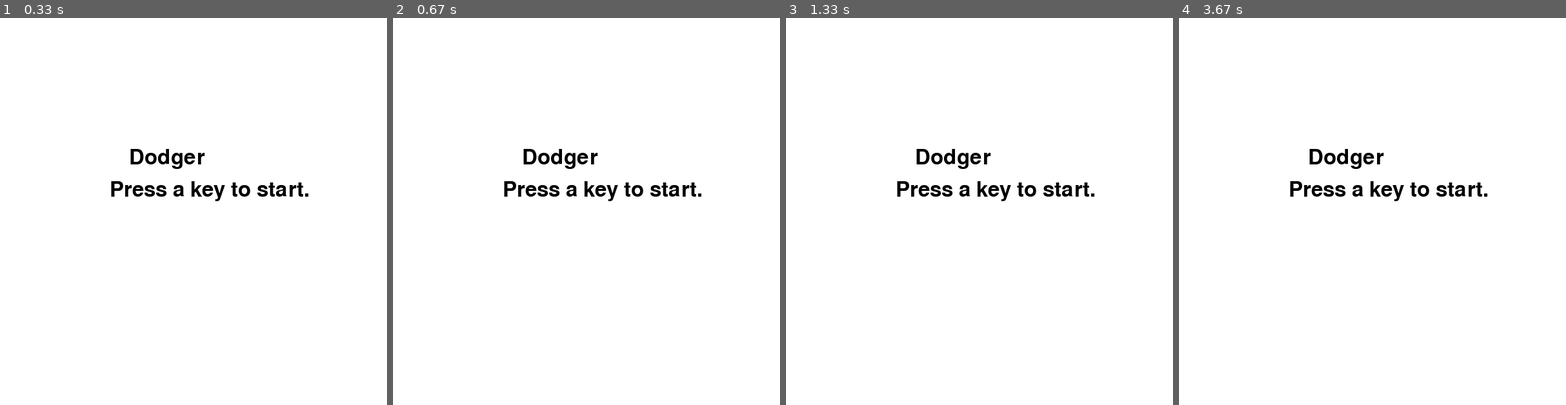
Above: before the commit, frames 1-4 (left to right).
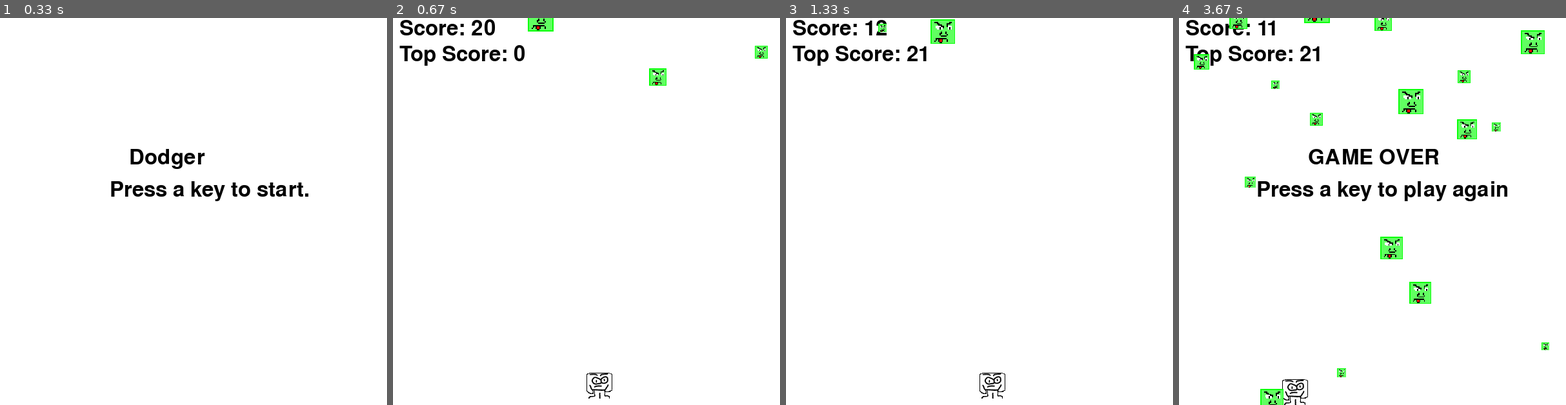
Above: after the commit, the same moments.

Repository: ajfm88/PythonPygameProjects
Game: pygame game, started from Dodger/dodger.py
Two runs of this game, one before a commit and one after it. Both use one fixed random seed, a clock stepped at 60 frames per second and the inputs below.
Inputs (mouse positions are in pixels of both pictures, inside the frame that each line leads up to):
- Up to frame 1 (0.33 s): no input
- Up to frame 2 (0.67 s): tap Enter at 0.33 s
- Up to frame 3 (1.33 s): click (1049, 79) at 0.72 s; move the mouse to (1018, 296) at 1.03 s; tap Z at 1.07 s
- Up to frame 4 (3.67 s): tap Z at 1.37, 1.57, 1.9, 2.2, 2.4, 2.7, 2.97, 3.3, 3.6 s; hold Up 1.5-1.8 s; hold Right 1.83-2.3 s; tap X at 1.98, 3.38 s; hold Left 2.33-2.87 s; hold Down 2.9-3.2 s; hold Left 3.23-3.63 s

Frame 1 is identical in both runs. In frame 2, 3.0% of the frame differs, in the area x 1-97%, y 0-99%; in frame 3, 2.9%; in frame 4, 6.2%, in the area x 1-96%, y 0-100%.

Commit message:
Finish Dodger game

Diff:
--- a/Dodger/dodger.py
+++ b/Dodger/dodger.py
@@ -50,13 +50,13 @@
 font = pygame.font.SysFont(None, 48)
 
 # Set up sounds.
-gameOverSound = pygame.mixer.Sound('gameover.wav')
-pygame.mixer.music.load('background.mid')
+gameOverSound = pygame.mixer.Sound('Dodger\gameover.wav')
+pygame.mixer.music.load('Dodger\\background.mid')
 
 # Set up images.
-playerImage = pygame.image.load('player.png')
+playerImage = pygame.image.load('Dodger\player.png')
 playerRect = playerImage.get_rect()
-baddieImage = pygame.image.load('baddie.png')
+baddieImage = pygame.image.load('Dodger\\baddie.png')
 
 # Show the "Start" screen.
 windowSurface.fill(BACKGROUNDCOLOR)
@@ -155,3 +155,43 @@
                 b['rect'].move_ip(0, -5)
             elif slowCheat:
                 b['rect'].move_ip(0, 1)
+
+        # Delete baddies that have fallen past the bottom.
+        for b in baddies[:]:
+            if b['rect'].top > WINDOWHEIGHT:
+                baddies.remove(b)
+
+        # Draw the game world on the window.
+        windowSurface.fill(BACKGROUNDCOLOR)
+
+        # Draw the score and top score.
+        drawText('Score: %s' % (score), font, windowSurface, 10, 0)
+        drawText('Top Score: %s' % (topScore), font, windowSurface, 10, 40)
+
+        # Draw the player's rectangle.
+        windowSurface.blit(playerImage, playerRect)
+
+        # Draw each baddie.
+        for b in baddies:
+            windowSurface.blit(b['surface'], b['rect'])
+
+        pygame.display.update()
+
+        # Check if any of the baddies have hit the player.
+        if playerHasHitBaddie(playerRect, baddies):
+            if score > topScore:
+                topScore = score # Set new top score.
+            break
+
+        mainClock.tick(FPS)
+
+    # Stop the game and show the "Game Over screen".
+    pygame.mixer.music.stop()
+    gameOverSound.play()
+
+    drawText('GAME OVER', font, windowSurface, (WINDOWWIDTH / 3), (WINDOWHEIGHT / 3))
+    drawText('Press a key to play again', font, windowSurface, (WINDOWWIDTH / 3) - 80, (WINDOWHEIGHT / 3) + 50)
+    pygame.display.update()
+    waitForPlayerToPressKey()
+
+    gameOverSound.stop()
